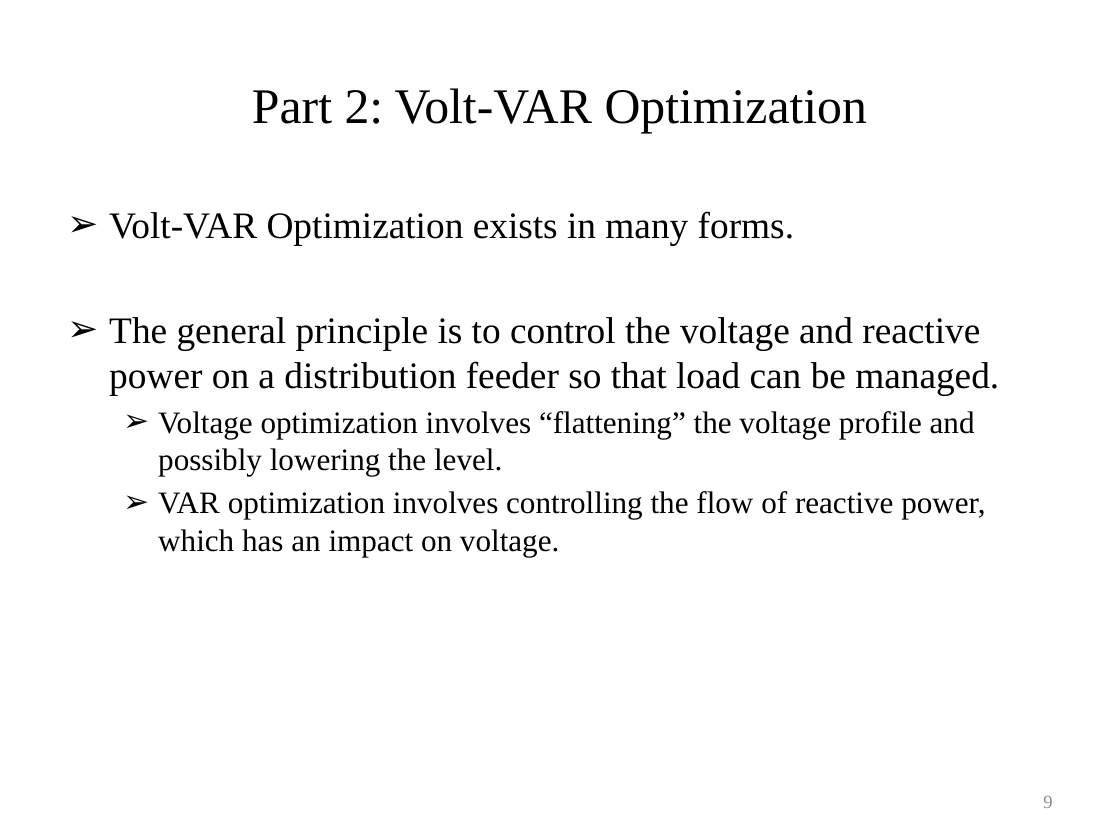
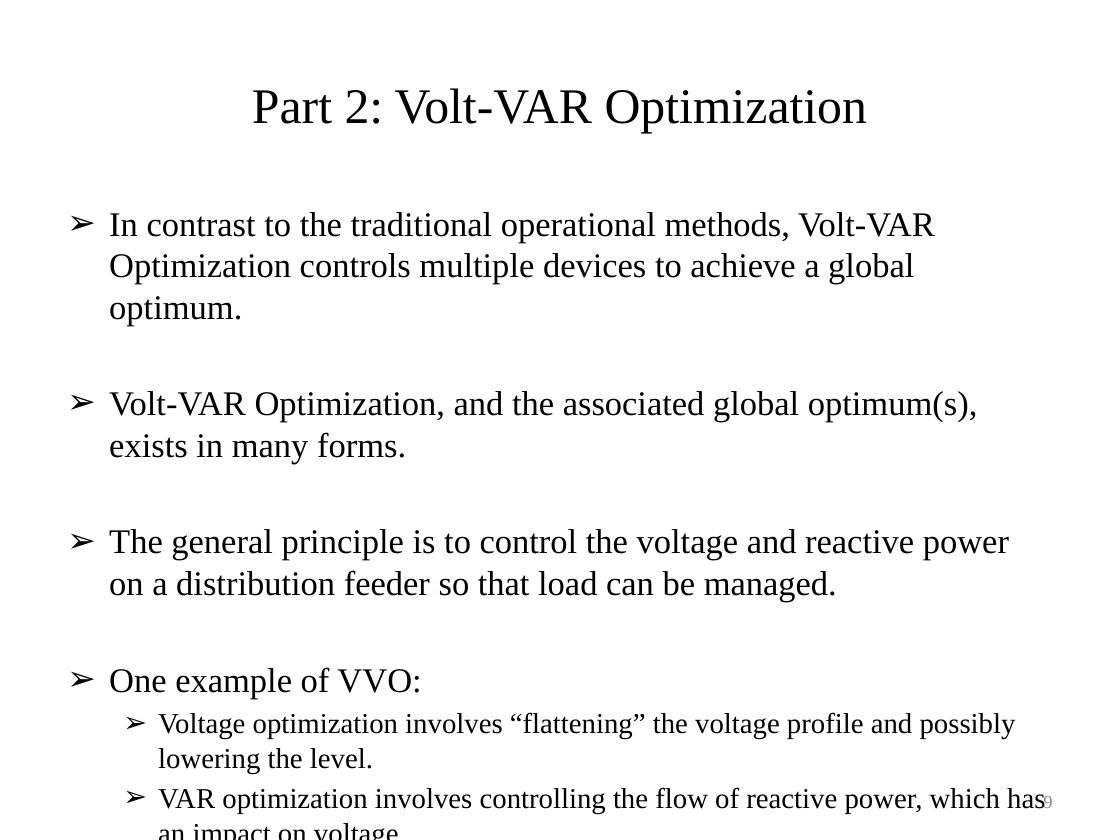
Before and after one commit to gridlab-d/course, a slide deck: slide 9 of University of Washington Class/Module 6 - Volt-VAR Optimization.pptx. Drawn at 1120x840 pixels with LibreOffice and Linux fonts; fonts in the diff are those of the drawing. Boxes give left, top, right and bottom in pixels: in the first picture for what was removed or moved away, otherwise in the second. Text is boxed around its words. In the diff, an @@ line names an element or a change of style, - is before the commit and + after.

```diff
--- a/University of Washington Class/Module 6 - Volt-VAR Optimization.pptx
+++ b/University of Washington Class/Module 6 - Volt-VAR Optimization.pptx
@@ text at [109, 212, 978, 463]: text changed; size 24 to 22.2 pt @@
-➢ Volt-VAR Optimization exists in many forms.
+➢ In contrast to the traditional operational methods, Volt-VAR Optimization controls multiple devices to achieve a global optimum.
+➢ Volt-VAR Optimization, and the associated global optimum(s), exists in many forms.
@@ text at [109, 529, 1045, 814]: size 24 to 22.2 pt in "The general principle is to control the ..."; size 20 to 18.5 pt in "Voltage optimization involves “flattening” the voltage profi ...", "VAR optimization involves controlling the flow of ..." @@
@@ text at [109, 667, 421, 698]: paragraph added @@
+➢ One example of VVO:
```
Also in this commit, not shown: 9 other slides changed.
